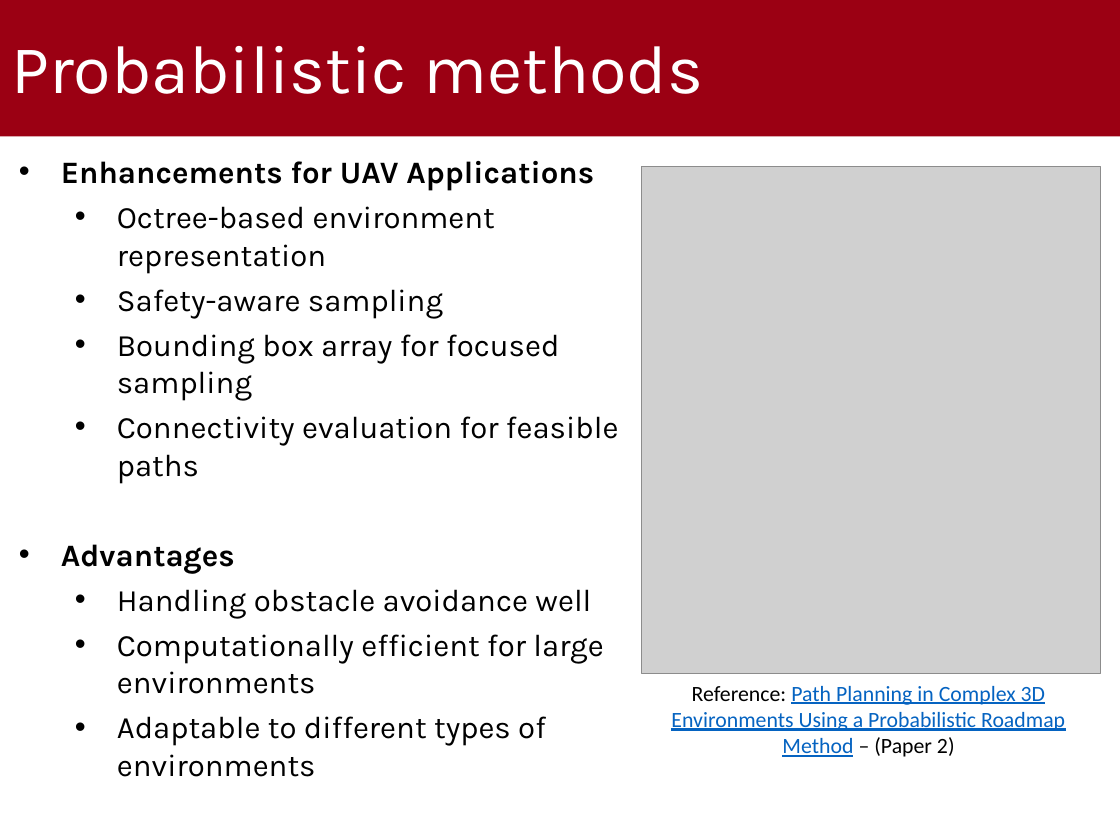
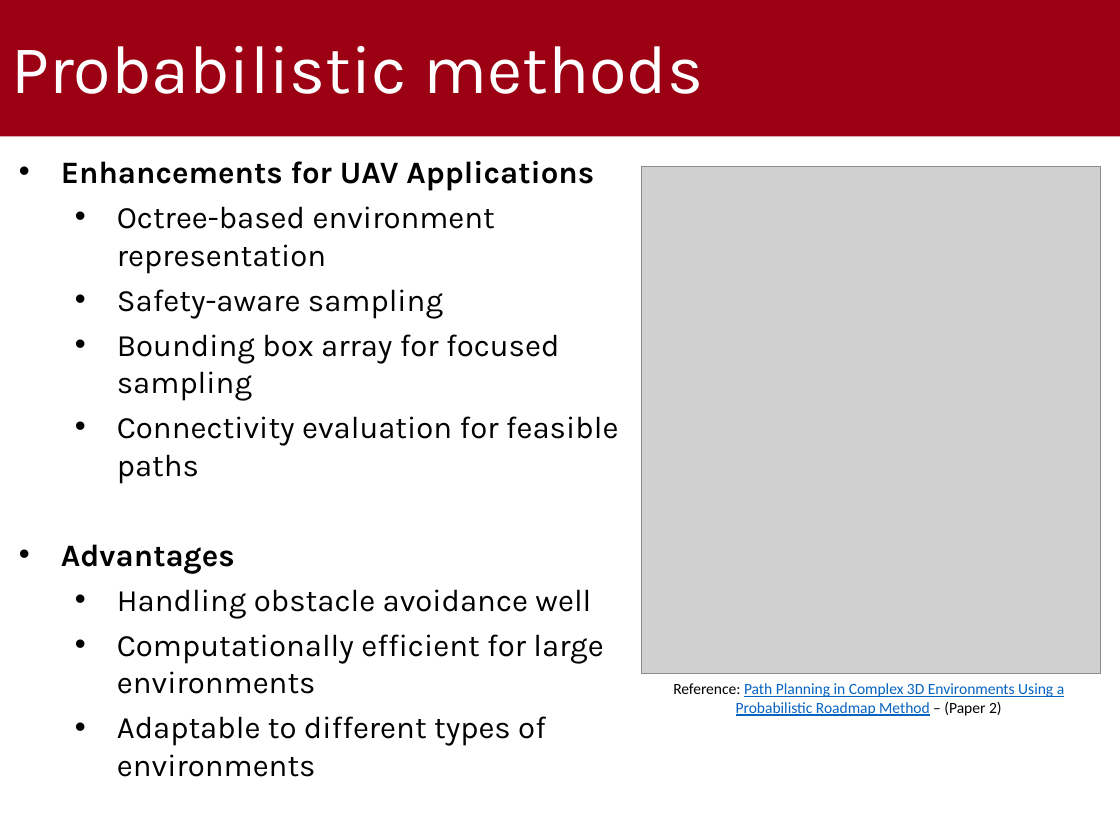
Before and after one commit to gabrielrovesti/WNMA-UAV-Route-Planning-Survey, a slide deck: slide 8 of 2 - Slides/UAV Route Planning Strategies.pptx. Drawn at 1120x840 pixels with LibreOffice and Linux fonts; fonts in the diff are those of the drawing; grey boxes stand for pictures; background and template pictures are left out. Boxes give left, top, right and bottom in pixels: in the first picture for what was removed or moved away, otherwise in the second. Text is boxed around its words. In the diff, an @@ line names an element or a change of style, - is before the commit and + after.

```diff
--- a/2 - Slides/UAV Route Planning Strategies.pptx
+++ b/2 - Slides/UAV Route Planning Strategies.pptx
@@ text "Reference: Path Planning in Complex ..." at (673,683,1064,716): size 14 to 10 pt @@
```
Also in this commit, not shown: 18 other slides changed, 1 slide added, 1 slide removed, 1 other file.
